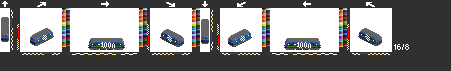
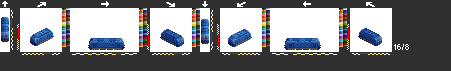
The second w=451, h=71 image is a revision of the first. Changes to its layers:
hid "dsb2" over [left=1, top=17, right=382, bottom=50]
